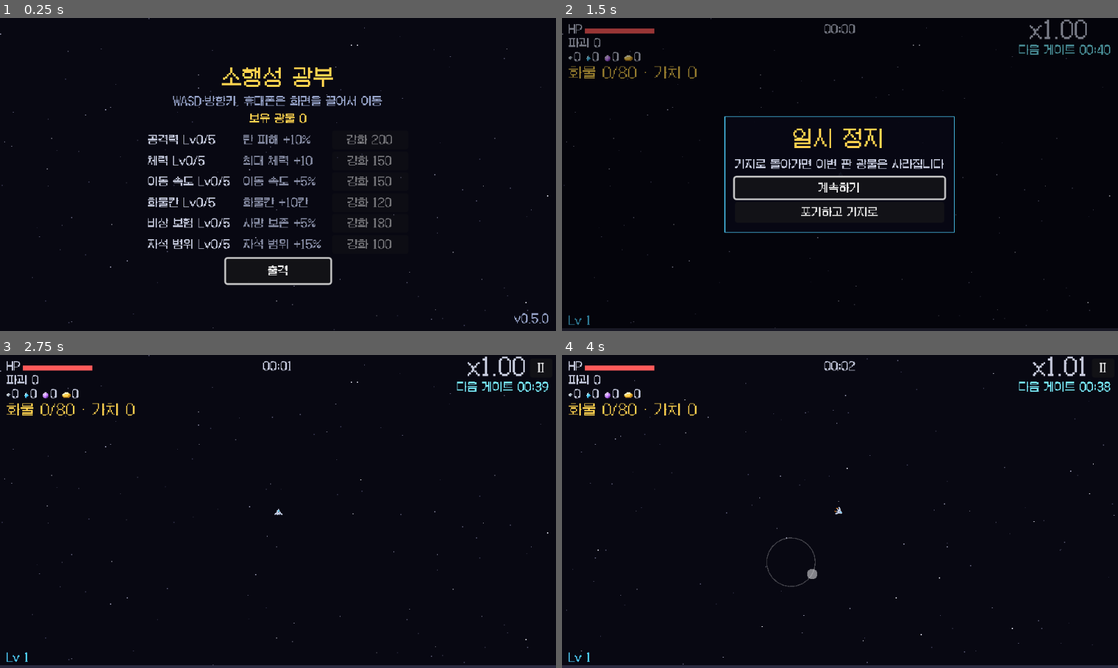
Above: before the commit, frames 1-4 (two rows, left to right).
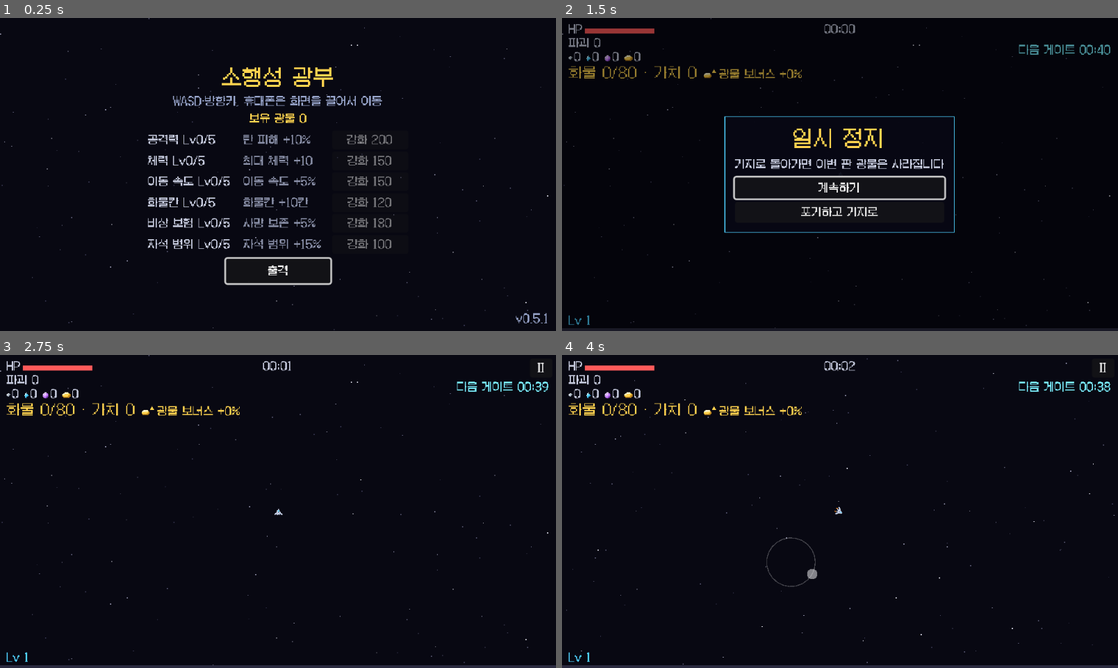
Above: after the commit, the same moments.

Repository: jaehyo-dev/asteroid-miner
Game: Godot game, scene res://scenes/main.tscn
The game is run twice, just before and just after one commit, with the same random seed, the same clock (stepped at 60 frames per second) and the same inputs.
Inputs (mouse positions are in pixels of both pictures, inside the frame that each line leads up to):
- Up to frame 1 (0.25 s): no input
- Up to frame 2 (1.5 s): click "출격" at 0.5 s; click "II" at 1.25 s
- Up to frame 3 (2.75 s): click "계속하기" at 2 s
- Up to frame 4 (4 s): tap Enter (confirm) at 2.75, 2.85 s; move the mouse to (962, 495) at 2.77 s; hold D (move_right) 2.78-3.5 s; click (962, 495) at 2.92 s; tap Space at 3.02 s; drag from (728, 527) to (812, 574) at 3.52 s

The runs differ from the first frame. In frame 1, 0.1% of the frame differs, in the area x 26-99%, y 37-98%; in frame 2, 0.5%; in frame 3, 0.5%, in the area x 2-95%, y 0-98%; in frame 4, 0.5%.

Commit message:
v0.5.1: 위험도 표시를 광물 보너스로 개편 (작게, 오를 때 커짐, 색 단계, 말풍선, 지금 귀환하면 얻는 가치)
Co-Authored-By: Claude Opus 5.5 <noreply@anthropic.com>

Diff:
--- a/project.godot
+++ b/project.godot
@@ -7,7 +7,7 @@
 
 config/name="소행성 광부"
 config/description="소행성 지대로 출격해 자동 공격으로 버티며 광물을 캐는 픽셀 아트 로그라이트 채굴 슈터"
-config/version="0.5.0"
+config/version="0.5.1"
 run/main_scene="res://scenes/main.tscn"
 config/features=PackedStringArray("4.7", "GL Compatibility")
 boot_splash/bg_color=Color(0.03, 0.03, 0.07, 1)
--- /dev/null
+++ b/scripts/logic/risk_bonus.gd
@@ -0,0 +1,46 @@
+class_name RiskBonus
+extends RefCounted
+## 광물 보너스 표시: 위험도 배율(RunSim.risk_mult)을 "+40%" 같은 보너스로 보여 주기 위한 계산.
+## 게임 규칙(배율 자체)은 RunSim에 있고, 여기서는 표시용 값과 "보너스가 올랐는지"만 다룬다.
+
+## 보너스가 이만큼(%) 오를 때마다 "올랐다"로 본다 (글자가 잠깐 커지고, 처음 한 번은 말풍선).
+## 표시는 1% 단위로 계속 오르지만, 3초마다 커지면 산만해서 10% 단위로만 알린다.
+const STEP_PERCENT := 10
+## 올랐을 때 글자가 커졌다 돌아오는 시간
+const PULSE_TIME := 0.45
+
+## 마지막으로 알린 단계 (STEP_PERCENT 몇 번째인지)
+var shown_step := 0
+## 커졌다 돌아오는 연출의 남은 시간
+var pulse := 0.0
+
+
+## 출격 후 t초의 광물 보너스 (%, 내림): x1.40 → 40
+static func percent(t: float) -> int:
+	return floori((RunSim.risk_mult(t) - 1.0) * 100.0 + 0.000001)
+
+
+## 보너스 0(시작) ~ 1(최대) 비율 (색 바꾸기용)
+static func ratio(t: float) -> float:
+	return clampf((RunSim.risk_mult(t) - 1.0) / maxf(Balance.RISK_MAX - 1.0, 0.001), 0.0, 1.0)
+
+
+## 보너스를 적용한 가치 (주울 때 떠오르는 숫자): 가치 × 배율 (반올림)
+static func applied(value: int, t: float) -> int:
+	return roundi(value * RunSim.risk_mult(t))
+
+
+## 시간 진행. 보너스가 새 단계에 오르면 true (그때 커지는 연출을 시작한다).
+func update(delta: float, t: float) -> bool:
+	pulse = maxf(pulse - delta, 0.0)
+	var step := percent(t) / STEP_PERCENT
+	if step <= shown_step:
+		return false
+	shown_step = step
+	pulse = PULSE_TIME
+	return true
+
+
+## 지금 글자 크기 배율: 오른 순간 1 → 1.4 → 1로 부드럽게
+func scale() -> float:
+	return 1.0 + 0.4 * sin(PI * (1.0 - pulse / PULSE_TIME)) if pulse > 0.0 else 1.0
--- a/scripts/logic/save_data.gd
+++ b/scripts/logic/save_data.gd
@@ -13,6 +13,8 @@
 var credits := 0
 ## 공용 업그레이드 id → 단계
 var upgrades: Dictionary = {}
+## 광물 보너스 말풍선을 이미 봤는지 (한 번만 보여 준다)
+var risk_tip_seen := false
 
 
 func level_of(id: String) -> int:
@@ -25,7 +27,7 @@
 
 
 func to_dict() -> Dictionary:
-	return {"format": FORMAT, "credits": credits, "upgrades": upgrades.duplicate()}
+	return {"format": FORMAT, "credits": credits, "upgrades": upgrades.duplicate(), "risk_tip_seen": risk_tip_seen}
 
 
 ## 저장된 Dictionary → SaveData. 모르는 업그레이드는 버리고, 단계는 0~최대, 광물은 0 이상으로 고친다.
@@ -34,6 +36,8 @@
 	if typeof(d) != TYPE_DICTIONARY:
 		return s
 	s.credits = maxi(_to_int(d.get("credits", 0)), 0)
+	var tip: Variant = d.get("risk_tip_seen", false)
+	s.risk_tip_seen = typeof(tip) == TYPE_BOOL and tip  # 참/거짓이 아니면 안 본 것으로
 	var ups: Variant = d.get("upgrades", {})
 	if typeof(ups) == TYPE_DICTIONARY:
 		for u in Balance.BASE_UPGRADES:
--- a/scripts/run.gd
+++ b/scripts/run.gd
@@ -63,6 +63,7 @@
 		if alert.update(delta, sim.events.has("hit"), sim.hp / sim.max_hp):
 			Sfx.play_warning()
 		hud.step(delta)
+		_update_bonus(delta)
 		_announce(sim.events)
 		danger.time = sim.time
 		if not sim.alive:
@@ -143,6 +144,14 @@
 			hud.show_banner("새로운 위협: %s" % Balance.CREATURES[creature]["name"], PixelArt.JELLY_COLORS[0] if creature == "jelly" else PixelArt.BUG_COLORS[0])
 
 
+## 광물 보너스가 올랐는지 확인한다. 처음 오를 때 한 번만 말풍선을 띄우고, 봤다는 것을 저장한다.
+func _update_bonus(delta: float) -> void:
+	if hud.bonus.update(delta, sim.time) and not save.risk_tip_seen:
+		save.risk_tip_seen = true
+		save.save_file()
+		hud.show_tip()
+
+
 ## 이번 프레임에 주운 광물의 효과음. 같은 등급은 한 프레임에 한 번만 낸다 (한꺼번에 주워도 시끄럽지 않게).
 func _play_pickup_sounds() -> void:
 	var played := {}
@@ -187,9 +196,9 @@
 	var home := sim.brought_home()
 	var kept := "화물칸 광물 100% 귀환" if sim.returned else "광물 %d%% 보존 (%d/%d개, 비싼 것부터)" % [
 		roundi(Cargo.keep_ratio(sim.insurance_level) * 100.0), Cargo.total(home), sim.cargo.size()]
-	var body := "버틴 시간 %s · 레벨 %d · 부순 적 %d개\n%s\n(%s)\n광물 가치 %d × 위험도 x%.2f = %d" % [
+	var body := "버틴 시간 %s · 레벨 %d · 부순 적 %d개\n%s\n(%s)\n광물 가치 %d + 광물 보너스 %d%% = %d" % [
 		Hud.format_time(sim.time), sim.level, sim.kills, kept, Hud.minerals_text(home),
-		RunSim.value_of(home), RunSim.risk_mult(sim.time), earned]
+		RunSim.value_of(home), RiskBonus.percent(sim.time), earned]
 	body += "\n기지로 +%d → 보유 광물 %d" % [earned, save.credits]
 	_open_menu(Menu.GAME_OVER, "귀환 성공!" if sim.returned else "우주선 파괴", body, ["다시 출격", "기지로"])
 
--- a/scripts/ui/hud.gd
+++ b/scripts/ui/hud.gd
@@ -1,7 +1,7 @@
 class_name Hud
 extends Control
 ## 출격 중 화면 정보: 체력 막대, 버틴 시간, 부순 적 수(운석·생명체), 화물칸(등급별 개수·칸수·가치),
-## 위험도 배율, 워프 게이트(남은 시간·방향·충전), 레벨과 경험치 막대, 화면 밖 황금 운석의 방향 표시.
+## 광물 보너스(위험도 배율), 워프 게이트(지금 귀환하면 얻는 가치 포함)(남은 시간·방향·충전), 레벨과 경험치 막대, 화면 밖 황금 운석의 방향 표시.
 
 const MARGIN := 8.0
 const BAR_SIZE := Vector2(80, 6)
@@ -36,11 +36,12 @@
 const CARGO_FONT_SIZE := 16
 ## 화물칸이 꽉 찼을 때 글자 색
 const COLOR_FULL := Color("#ff9a2e")
-## 위험도 배율 글자 크기와 색 (x1.0 기본 색 → 최대일 때 붉은 주황)
-const RISK_FONT_SIZE := 24
-const COLOR_RISK_MAX := Color("#ff6a3d")
-## 오른쪽 위 일시 정지 버튼 자리 (위험도 배율은 그 왼쪽에 쓴다)
-const PAUSE_BUTTON_SPACE := 34.0
+## 광물 보너스 색: 낮음 노랑 → 중간 주황 → 최대 빨강
+const BONUS_COLORS := [Color("#ffd34f"), Color("#ff9a2e"), Color("#ff4040")]
+## 광물 보너스 말풍선 (처음 보너스가 오를 때 한 번만): 문구, 보이는 시간, 배경색
+const TIP_LINES := ["오래 버틸수록 광물 보너스가 올라가요!", "대신 적도 강해져요"]
+const TIP_TIME := 5.0
+const COLOR_TIP_BG := Color(0.05, 0.05, 0.12, 0.92)
 
 var sim: RunSim
 ## 피격·위험 표시 상태 (체력 낮음이면 체력 막대가 깜빡임)
@@ -51,6 +52,12 @@
 var banner_time := 0.0
 ## 화면 전체 하얀 번쩍임 0~1 (귀환 성공 연출)
 var white := 0.0
+## 광물 보너스 표시 상태 (오를 때 커지는 연출)
+var bonus := RiskBonus.new()
+## 광물 보너스 말풍선 남은 시간
+var tip_time := 0.0
+## 광물 보너스 글자 왼쪽 위치 (말풍선 꼬리가 가리킴)
+var _bonus_pos := Vector2.ZERO
 
 
 func _ready() -> void:
@@ -82,8 +89,9 @@
 		var text := str(cargo.counts[grade])
 		draw_string(font, Vector2(x + icon.get_width() + 2, MARGIN + 42), text, HORIZONTAL_ALIGNMENT_LEFT, -1, FONT_SIZE, COLOR_TEXT)
 		x += icon.get_width() + 2 + font.get_string_size(text, HORIZONTAL_ALIGNMENT_LEFT, -1, FONT_SIZE).x + 6
-	draw_string(font, Vector2(MARGIN, MARGIN + 62), cargo_text(cargo), HORIZONTAL_ALIGNMENT_LEFT, -1, CARGO_FONT_SIZE, COLOR_FULL if cargo.is_full() else COLOR_VALUE)
-	_draw_risk(font)
+	var cargo_line := cargo_text(cargo)
+	draw_string(font, Vector2(MARGIN, MARGIN + 62), cargo_line, HORIZONTAL_ALIGNMENT_LEFT, -1, CARGO_FONT_SIZE, COLOR_FULL if cargo.is_full() else COLOR_VALUE)
+	_draw_bonus(font, Vector2(MARGIN + font.get_string_size(cargo_line, HORIZONTAL_ALIGNMENT_LEFT, -1, CARGO_FONT_SIZE).x + 8, MARGIN + 62))
 	_draw_gate_info(font)
 	# 레벨과 경험치 막대 (화면 맨 아래 전체 너비)
 	var need := Upgrades.xp_to_next(sim.level)
@@ -95,6 +103,7 @@
 	_draw_gate_marker()
 	_draw_barrage_markers()
 	_draw_banner(font)
+	_draw_tip(font)
 	# 버틴 시간 (가운데 위)
 	draw_string(font, Vector2(0, MARGIN + 10), format_time(sim.time), HORIZONTAL_ALIGNMENT_CENTER, size.x, FONT_SIZE, COLOR_TEXT)
 	if white > 0.0:
@@ -124,20 +133,86 @@
 	return "화물 %s%d/%d · 가치 %d" % [label, cargo.size(), cargo.capacity, cargo.value()]
 
 
-## 위험도 배율을 오른쪽 위(일시 정지 버튼 왼쪽)에 크게 쓴다. 배율이 오를수록 붉어진다.
-func _draw_risk(font: Font) -> void:
-	var mult := RunSim.risk_mult(sim.time)
-	var k := (mult - 1.0) / maxf(Balance.RISK_MAX - 1.0, 0.001)
-	draw_string(font, Vector2(0, MARGIN + 16), risk_text(mult), HORIZONTAL_ALIGNMENT_RIGHT, size.x - PAUSE_BUTTON_SPACE, RISK_FONT_SIZE, COLOR_TEXT.lerp(COLOR_RISK_MAX, k))
-
-
-static func risk_text(mult: float) -> String:
-	return "x%.2f" % mult
+## 화물칸 가치 옆에 작게: [광물 아이콘 + 위쪽 화살표] "광물 보너스 +40%".
+## 오를 때만 잠깐 커졌다 돌아오고, 높을수록 노랑 → 주황 → 빨강. 오른쪽 게이트 글자와 겹치면(휴대폰 세로) 다음 줄에 쓴다.
+func _draw_bonus(font: Font, pos: Vector2) -> void:
+	var text := bonus_text(sim.time)
+	var icon := PixelArt.mineral(3)
+	var text_x := icon.get_width() + 9.0
+	# 오른쪽 위 게이트 글자(남은 시간, 지금 귀환하면 …)와 겹치지 않을 만큼만 쓴다
+	var right := 0.0
+	for line in [gate_text(sim.gate), return_text(sim)]:
+		right = maxf(right, font.get_string_size(line, HORIZONTAL_ALIGNMENT_LEFT, -1, FONT_SIZE).x)
+	if pos.x + text_x + font.get_string_size(text, HORIZONTAL_ALIGNMENT_LEFT, -1, FONT_SIZE).x > size.x - MARGIN - right - 8.0:
+		pos = Vector2(MARGIN, pos.y + 16)
+	_bonus_pos = pos
+	var color := bonus_color(sim.time)
+	# 글자 가운데 높이를 기준으로 커진다
+	var s := bonus.scale()
+	draw_set_transform(pos + Vector2(0, -4), 0.0, Vector2(s, s))
+	draw_texture(icon, Vector2(0, -floorf(icon.get_height() / 2.0)))
+	var ax := icon.get_width() + 3.0
+	draw_colored_polygon(PackedVector2Array([Vector2(ax, -7), Vector2(ax - 2.5, -3), Vector2(ax + 2.5, -3)]), color)
+	draw_string(font, Vector2(text_x, 4), text, HORIZONTAL_ALIGNMENT_LEFT, -1, FONT_SIZE, color)
+	draw_set_transform(Vector2.ZERO)
+
+
+static func bonus_text(t: float) -> String:
+	return "광물 보너스 +%d%%" % RiskBonus.percent(t)
+
+
+## 광물 보너스 색: 0% 노랑 → 절반 주황 → 최대 빨강
+static func bonus_color(t: float) -> Color:
+	var k := RiskBonus.ratio(t) * 2.0
+	if k <= 1.0:
+		return BONUS_COLORS[0].lerp(BONUS_COLORS[1], k)
+	return BONUS_COLORS[1].lerp(BONUS_COLORS[2], k - 1.0)
+
+
+## 광물 보너스 말풍선을 띄운다
+func show_tip() -> void:
+	tip_time = TIP_TIME
+
+
+## 말풍선: 보너스 글자 아래에 두 줄, 꼬리가 보너스 글자를 가리킨다. 처음과 끝은 서서히.
+func _draw_tip(font: Font) -> void:
+	if tip_time <= 0.0:
+		return
+	var a := clampf(minf(tip_time, TIP_TIME - tip_time) / 0.3, 0.0, 1.0)
+	var w := 0.0
+	for line in TIP_LINES:
+		w = maxf(w, font.get_string_size(line, HORIZONTAL_ALIGNMENT_LEFT, -1, FONT_SIZE).x)
+	var box := Rect2(Vector2(clampf(_bonus_pos.x - 6, MARGIN, size.x - MARGIN - w - 12), _bonus_pos.y + 12), Vector2(w + 12, 34))
+	var color := bonus_color(sim.time)
+	var tail_x := _bonus_pos.x + 10
+	draw_colored_polygon(PackedVector2Array([Vector2(tail_x, box.position.y - 6), Vector2(tail_x - 5, box.position.y), Vector2(tail_x + 5, box.position.y)]), Color(color, a))
+	draw_rect(box, Color(COLOR_TIP_BG, COLOR_TIP_BG.a * a))
+	draw_rect(box, Color(color, a), false, 1.0)
+	for i in TIP_LINES.size():
+		draw_string(font, box.position + Vector2(6, 14 + i * 15), TIP_LINES[i], HORIZONTAL_ALIGNMENT_LEFT, -1, FONT_SIZE, Color(COLOR_TEXT, a))
+
+
+## 숫자에 천 단위 쉼표: 1240 → "1,240"
+static func thousands(n: int) -> String:
+	var digits := str(absi(n))
+	var out := ""
+	while digits.length() > 3:
+		out = "," + digits.right(3) + out
+		digits = digits.left(digits.length() - 3)
+	return ("-" if n < 0 else "") + digits + out
+
+
+## 워프 게이트가 열려 있을 때: "지금 귀환하면 1,240 확보" (화물칸 가치 × 지금 배율). 아니면 빈 글자.
+static func return_text(run: RunSim) -> String:
+	if run.gate.state != WarpGate.State.OPEN:
+		return ""
+	return "지금 귀환하면 %s 확보" % thousands(run.final_value())
 
 
 ## 오른쪽 위 게이트 정보: 다음 게이트까지 남은 시간 / 열린 게이트가 닫힐 때까지 / 충전 진행도
 func _draw_gate_info(font: Font) -> void:
 	draw_string(font, Vector2(0, MARGIN + 34), gate_text(sim.gate), HORIZONTAL_ALIGNMENT_RIGHT, size.x - MARGIN, FONT_SIZE, COLOR_GATE)
+	draw_string(font, Vector2(0, MARGIN + 50), return_text(sim), HORIZONTAL_ALIGNMENT_RIGHT, size.x - MARGIN, FONT_SIZE, COLOR_VALUE)
 
 
 static func gate_text(gate: WarpGate) -> String:
@@ -181,6 +256,7 @@
 ## 배너 시간 진행 (게임이 진행될 때만 부름)
 func step(delta: float) -> void:
 	banner_time = maxf(banner_time - delta, 0.0)
+	tip_time = maxf(tip_time - delta, 0.0)
 
 
 func _draw_banner(font: Font) -> void:
--- a/scripts/world_view.gd
+++ b/scripts/world_view.gd
@@ -54,7 +54,7 @@
 
 ## 파편 효과: [위치, 속도, 남은 시간, 색]
 var _debris: Array = []
-## 줍기 연출: {pos, grade, gain(화물칸에서 늘어난 가치), t(지난 시간)}
+## 줍기 연출: {pos, grade, gain(화물칸에서 늘어난 가치에 광물 보너스를 적용한 값), color(그때 보너스 색), t(지난 시간)}
 var _pickups: Array[Dictionary] = []
 var _rng := RandomNumberGenerator.new()
 ## 우주선 기울기 (-1 왼쪽으로 돌 때 ~ 1 오른쪽으로 돌 때)
@@ -81,7 +81,7 @@
 	_last_facing = sim.facing
 	bank = move_toward(bank, turn, SHIP_BANK_RATE * delta)
 	for p in sim.picked:
-		_pickups.append({"pos": p["pos"], "grade": p["grade"], "gain": p["gain"], "t": 0.0})
+		_pickups.append({"pos": p["pos"], "grade": p["grade"], "gain": RiskBonus.applied(p["gain"], sim.time), "color": Hud.bonus_color(sim.time), "t": 0.0})
 	var kept: Array = []
 	for d in _debris:
 		d[0] += d[1] * delta
@@ -358,7 +358,7 @@
 	var value: int = fx["gain"]
 	if grade >= 1 and value > 0 and t < POPUP_TIME:
 		var rise := POPUP_RISE * t / POPUP_TIME
-		var text_color := Color(PixelArt.MINERAL_COLORS[grade][0], 1.0 - t / POPUP_TIME)
+		var text_color := Color(fx["color"], 1.0 - t / POPUP_TIME)
 		draw_string(FONT, (pos + Vector2(-12, -6 - rise)).round(), "+%d" % value, HORIZONTAL_ALIGNMENT_CENTER, 24, 12, text_color)
 
 
--- a/tests/test_return.gd
+++ b/tests/test_return.gd
@@ -122,7 +122,7 @@
 	assert_eq(RunSim.risk_mult(Balance.RISK_RAMP_TIME), Balance.RISK_MAX)
 	assert_eq(RunSim.risk_mult(Balance.RISK_RAMP_TIME * 3.0), Balance.RISK_MAX, "상한")
 	assert_eq(RunSim.risk_mult(-5.0), 1.0)
-	assert_eq(Hud.risk_text(1.5), "x1.50")
+	assert_eq(Hud.bonus_text(Balance.RISK_RAMP_TIME / 2.0), "광물 보너스 +50%")
 
 
 # ── 화물칸 ───────────────────────────────────────────
--- /dev/null
+++ b/tests/test_risk_bonus.gd
@@ -0,0 +1,114 @@
+extends TestCase
+## 광물 보너스 표시 (v0.5.1): 퍼센트, 오를 때 커짐, 색, 주울 때 숫자, 처음 한 번만 말풍선, 지금 귀환하면 얻는 가치.
+## 게임 규칙(위험도 배율)은 바뀌지 않았는지도 확인한다.
+
+const RunScene := preload("res://scenes/run.tscn")
+
+
+## 보너스 x%가 되는 시각
+func _time_for(percent: float) -> float:
+	return Balance.RISK_RAMP_TIME * percent / 100.0 / (Balance.RISK_MAX - 1.0)
+
+
+func test_보너스_퍼센트() -> void:
+	assert_eq(RiskBonus.percent(0.0), 0)
+	assert_eq(RiskBonus.percent(_time_for(40.0)), 40, "x1.40 → +40%")
+	assert_eq(RiskBonus.percent(_time_for(40.0) - 0.5), 39, "내림")
+	assert_eq(RiskBonus.percent(Balance.RISK_RAMP_TIME * 2.0), roundi((Balance.RISK_MAX - 1.0) * 100.0), "상한")
+	assert_eq(Hud.bonus_text(_time_for(40.0)), "광물 보너스 +40%")
+
+
+func test_보너스가_10퍼센트_오를_때만_커짐() -> void:
+	var b := RiskBonus.new()
+	assert_false(b.update(0.1, 0.0), "시작")
+	assert_eq(b.scale(), 1.0, "평소 크기")
+	assert_false(b.update(0.1, _time_for(9.0)), "+9%는 아직")
+	assert_true(b.update(0.1, _time_for(10.0)), "+10%에서 오름")
+	b.update(RiskBonus.PULSE_TIME / 2.0, _time_for(10.0))
+	assert_true(b.scale() > 1.3, "중간에 커짐 %f" % b.scale())
+	assert_false(b.update(RiskBonus.PULSE_TIME, _time_for(15.0)), "같은 단계에서는 다시 오르지 않음")
+	assert_eq(b.scale(), 1.0, "다시 원래 크기")
+	assert_true(b.update(0.1, _time_for(20.0)), "+20%에서 또 오름")
+
+
+func test_보너스_색은_노랑_주황_빨강() -> void:
+	assert_eq(Hud.bonus_color(0.0), Hud.BONUS_COLORS[0], "시작 노랑")
+	assert_true(Hud.bonus_color(Balance.RISK_RAMP_TIME / 2.0).is_equal_approx(Hud.BONUS_COLORS[1]), "절반 주황")
+	assert_true(Hud.bonus_color(Balance.RISK_RAMP_TIME).is_equal_approx(Hud.BONUS_COLORS[2]), "최대 빨강")
+
+
+func test_주울_때_숫자는_보너스_적용값() -> void:
+	assert_eq(RiskBonus.applied(20, 0.0), 20)
+	assert_eq(RiskBonus.applied(20, _time_for(40.0)), 28, "20 × 1.4")
+	assert_eq(RiskBonus.applied(5, Balance.RISK_RAMP_TIME), 10, "최대 배율")
+
+
+func test_천_단위_쉼표() -> void:
+	assert_eq(Hud.thousands(0), "0")
+	assert_eq(Hud.thousands(999), "999")
+	assert_eq(Hud.thousands(1240), "1,240")
+	assert_eq(Hud.thousands(1234567), "1,234,567")
+
+
+func test_게이트가_열려_있을_때만_지금_귀환하면_얻는_가치() -> void:
+	var sim := RunSim.new(1)
+	sim.cargo.counts = PackedInt32Array([0, 0, 50, 0])  # 영웅 50개 = 1000
+	sim.time = _time_for(24.0)
+	assert_eq(Hud.return_text(sim), "", "닫혀 있음")
+	sim.gate.state = WarpGate.State.OPEN
+	assert_eq(Hud.return_text(sim), "지금 귀환하면 1,240 확보")
+	assert_eq(sim.final_value(), 1240, "실제 귀환 가치와 같음")
+
+
+func test_규칙은_그대로() -> void:
+	# 표시만 바뀌고 배율 규칙은 v0.4.0 그대로
+	assert_eq(Balance.RISK_MAX, 2.0)
+	assert_eq(Balance.RISK_RAMP_TIME, 300.0)
+	assert_eq(RunSim.risk_mult(150.0), 1.5)
+
+
+func test_말풍선은_처음_한_번만_뜨고_저장됨() -> void:
+	var run: Node = RunScene.instantiate()
+	add_child(run)
+	await wait_frames(2)
+	run.sim.time = _time_for(10.0)
+	await wait_frames(2)
+	assert_true(run.hud.tip_time > 0.0, "말풍선")
+	assert_true(SaveData.load_file().risk_tip_seen, "봤다고 저장")
+	run.hud.tip_time = 0.0
+	run.sim.time = _time_for(20.0)
+	await wait_frames(2)
+	assert_eq(run.hud.tip_time, 0.0, "다음에 올라도 다시 안 뜸")
+	run.queue_free()
+	await wait_frames()
+	# 다음 판에서도 안 뜸
+	var run2: Node = RunScene.instantiate()
+	add_child(run2)
+	await wait_frames(2)
+	run2.sim.time = _time_for(10.0)
+	await wait_frames(2)
+	assert_true(run2.hud.bonus.pulse > 0.0 or run2.hud.bonus.shown_step == 1, "보너스는 오름")
+	assert_eq(run2.hud.tip_time, 0.0, "이미 봤으면 안 뜸")
+	run2.queue_free()
+
+
+func test_말풍선_봤는지_저장_불러오기() -> void:
+	var save := SaveData.new()
+	save.risk_tip_seen = true
+	save.save_file()
+	assert_true(SaveData.load_file().risk_tip_seen)
+	assert_false(SaveData.from_dict({"risk_tip_seen": "네"}).risk_tip_seen, "참/거짓이 아니면 안 본 것")
+	assert_false(SaveData.from_dict({}).risk_tip_seen, "예전 저장(v0.5.0)은 안 본 것")
+
+
+func test_보너스_말풍선과_게이트_가치가_있어도_오류_없이_그림() -> void:
+	var run: Node = RunScene.instantiate()
+	add_child(run)
+	await wait_frames(2)
+	run.sim.cargo.counts = PackedInt32Array([10, 5, 3, 1])
+	run.sim.gate.state = WarpGate.State.OPEN
+	run.hud.show_tip()
+	run.sim.time = _time_for(55.0)
+	await wait_frames(3)
+	assert_true(run.hud.tip_time > 0.0)
+	run.queue_free()
Not shown, added: scripts/logic/risk_bonus.gd.uid
Not shown, added: tests/test_risk_bonus.gd.uid
Not shown, changed: CHANGELOG.md
